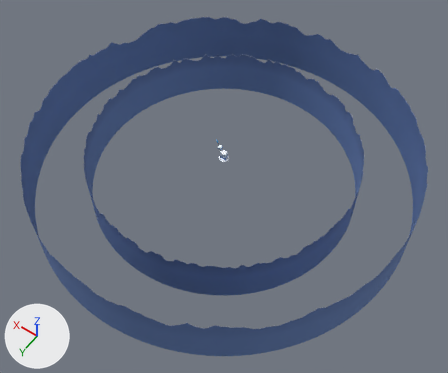
Renders of the glTF model public/assets/map/pins.glb from each side of a commit.
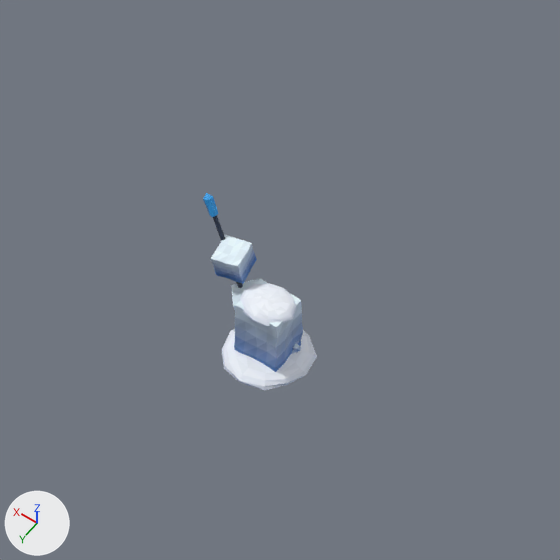
Each version is shown whole from a 50 mm lens placed at (-286.0, 401.0, 574.0), pointed at (-15.0, 21.0, -23.0), then close up on the part from 43% to 57% of the width and 32% to 49% of the height. The axes (+X, +Y, +Z) are drawn at lower left. The lights are the same throughout. The older version's two pictures come first. Where no turn or scale is listed for an object, it has been applied to the vertices.

Names of what the first close-up shows: 'landmark-0', 'landmark-1'.
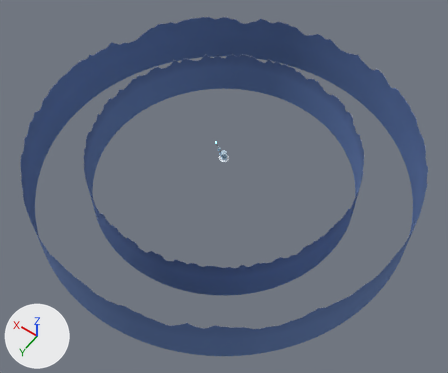
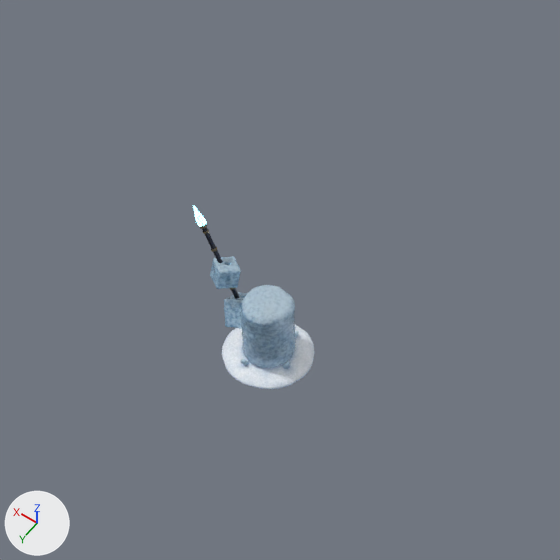
Where the change shows, as pixel boxes (x1, y1, x2, y2) in the close-ups (560 x 560 px):
'landmark-0', no longer drawn
    before: (222, 279, 317, 390)
    faces in mat_body: (222, 283, 317, 390)
    faces in mat_ice: (234, 279, 303, 372)
'frozen-king', added
    after: (222, 285, 315, 389)
    faces in mat_ice_003: (240, 285, 296, 368)
    faces in mat_body_007: (222, 325, 315, 389)
'landmark-1', no longer drawn
    before: (203, 193, 301, 362)
    faces in mat_ice: (211, 234, 301, 353)
    faces in mat_glow: (203, 193, 219, 217)
    faces in mat_gloss: (213, 215, 243, 288)
'skewer', added
    after: (193, 206, 296, 349)
    faces in mat_ice_005: (210, 256, 247, 329)
    faces in mat_gloss_002: (200, 224, 240, 298)
    faces in mat_glow: (193, 206, 207, 227)

What changed in the scene script:
```text
Change mat_body:
    remove # nodes: BsdfPrincipled, OutputMaterial, VertexColor
    nodes: BsdfPrincipled, NormalMap, OutputMaterial, SeparateColor, TexImage x3
    uses the picture img_albedo
    uses the picture img_normal
    uses the picture img_orm
Change mat_ice:
    remove # nodes: BsdfPrincipled, OutputMaterial, VertexColor
    nodes: BsdfPrincipled, NormalMap, OutputMaterial, SeparateColor, TexImage x3
    uses the picture img_albedo
    uses the picture img_normal
    uses the picture img_orm
Add mat_ice_006:
    mat_ice_006 = bpy.data.materials.new('ice.006')
    # uses the picture img_albedo_008
    # uses the picture img_emissive
    # uses the picture img_normal_008
    # uses the picture img_orm_008
Add mat_ice_005:
    mat_ice_005 = bpy.data.materials.new('ice.005')
    # uses the picture img_albedo_008
    # uses the picture img_emissive
    # uses the picture img_normal_008
    # uses the picture img_orm_008
Add mat_gloss_002:
    mat_gloss_002 = bpy.data.materials.new('gloss.002')
    # uses the picture img_albedo_008
    # uses the picture img_emissive
    # uses the picture img_normal_008
    # uses the picture img_orm_008
Add mat_ice_004:
    mat_ice_004 = bpy.data.materials.new('ice.004')
    # uses the picture img_albedo_007
    # uses the picture img_normal_007
    # uses the picture img_orm_007
Add mat_body_007:
    mat_body_007 = bpy.data.materials.new('body.007')
    # uses the picture img_albedo_007
    # uses the picture img_normal_007
    # uses the picture img_orm_007
Add mat_ice_003:
    mat_ice_003 = bpy.data.materials.new('ice.003')
    # uses the picture img_albedo_007
    # uses the picture img_normal_007
    # uses the picture img_orm_007
Change ob_landmark_0:
    ob_landmark_0.scale: (6.56, 6.56, 6.56) -> (1.0, 1.0, 1.0)
    ob_landmark_0: bpy.data.objects.new('landmark-0', me_landmark_0) -> bpy.data.objects.new('landmark-0', None)
    ob_landmark_0.location: (0.0, 0.0, 5.5) -> (0.0, 0.0, 0.0)
Change ob_landmark_1:
    ob_landmark_1.scale: (11.8, 11.8, 11.8) -> (1.0, 1.0, 1.0)
    ob_landmark_1: bpy.data.objects.new('landmark-1', me_landmark_1) -> bpy.data.objects.new('landmark-1', None)
    ob_landmark_1.location: (4.3, -0.1, 9.6) -> (0.0, 0.0, 0.0)
Add ob_skewer:
    ob_skewer = bpy.data.objects.new('skewer', me_skewer)  # 7009 vertices, 13997 faces; spans x -8.6..8.6, y -4.5..4.5, z -11.0..11.0
    ob_skewer.location = (4.1, 0.0, 10.7)
Add ob_frozen_king:
    ob_frozen_king = bpy.data.objects.new('frozen-king', me_frozen_king)  # 7010 vertices, 13995 faces; spans x -6.44..6.44, y -6.44..6.44, z -5.38..5.38
    ob_frozen_king.location = (0.0, 0.0, 5.3)
```
